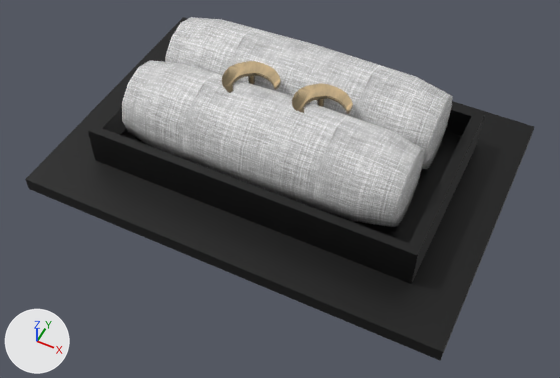
A saved change to the FBX model Assets/Prefab/Miaearring.fbx.
One viewpoint serves both versions: a 50 mm lens placed at (0.0516, -0.1072, 0.1225), pointed at (0.003, -0.0099, 0.0009). Every picture has the same lights, and +X, +Y and +Z are marked at lower left. Where no turn or scale is listed for an object, it has been applied to the vertices.

Objects in the first picture: 'displayearring1', 'displayearring:pCube2', 'displayearring:pCylinder2', 'displayearring:pCylinder3', 'miaearrings', 'miaearrings1'.
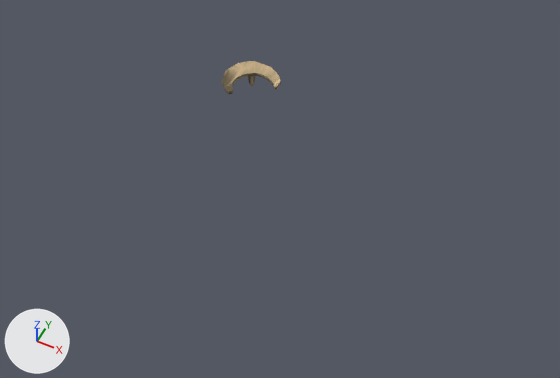
Boxes (x1, y1, x2, y2) around the edits, measured in the pictures (560 x 378 px):
'displayearring1', deleted (black)
    before: (25, 17, 534, 360)
'displayearring:pCylinder2', deleted
    before: (122, 61, 425, 227)
'displayearring:pCube2', deleted (black)
    before: (88, 46, 485, 284)
'displayearring:pCylinder3', deleted
    before: (165, 17, 453, 169)
'miaearrings1', deleted (beige)
    before: (292, 83, 353, 114)

What the commit changed:
Object 'miaearrings1' (ob_miaearrings1) is deleted.
Object 'displayearring:pCylinder2' (ob_displayearring_pcylinder2) is deleted.
Object 'displayearring:pCylinder3' (ob_displayearring_pcylinder3) is deleted.
Object 'displayearring1' (ob_displayearring1) is deleted.
Object 'displayearring:pCube2' (ob_displayearring_pcube2) is deleted.
